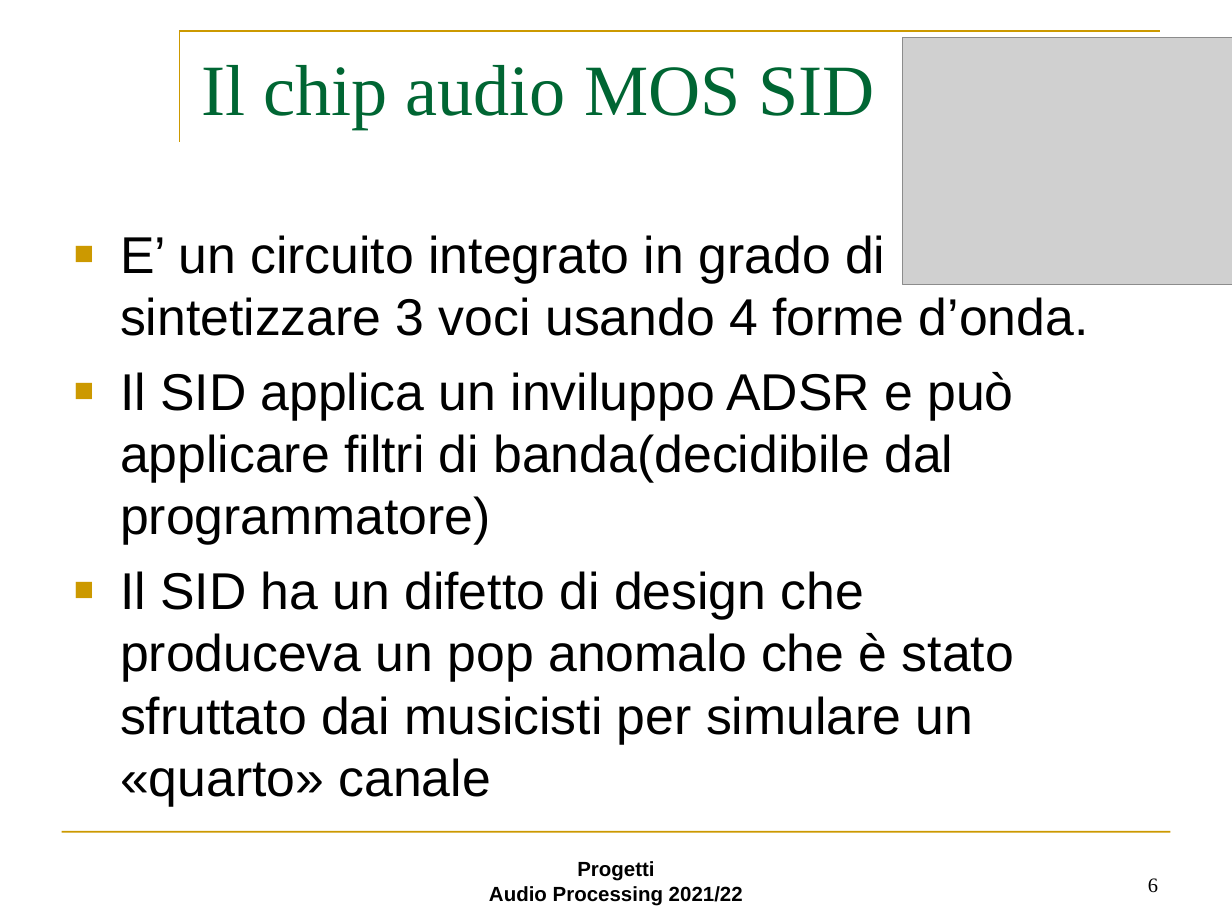
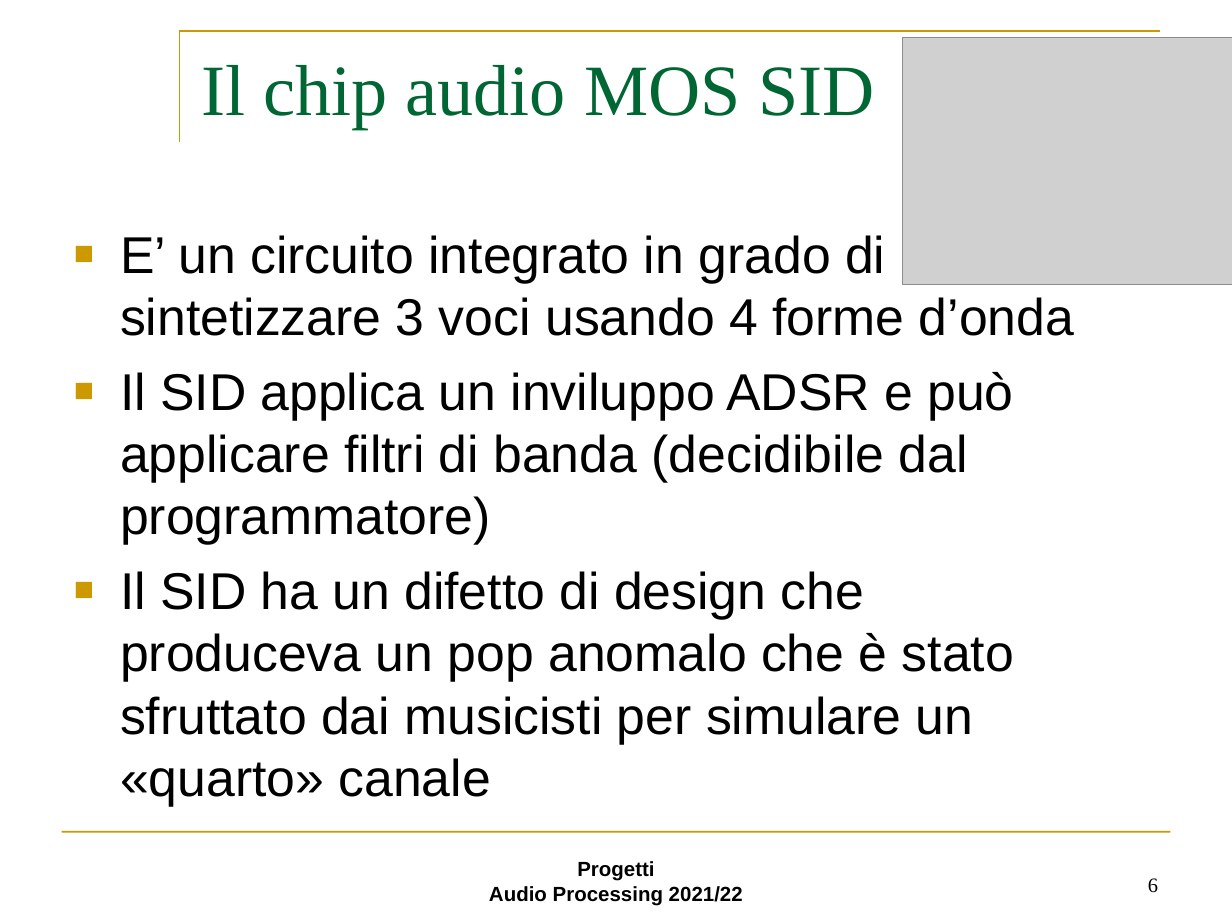
Before and after one commit to Gallo00/Progetto-AUDIO, a slide deck: slide 6 of step3.ppt. Drawn at 1232x924 pixels with LibreOffice and Linux fonts; fonts in the diff are those of the drawing; grey boxes stand for pictures; background and template pictures are left out. Boxes give left, top, right and bottom in pixels: in the first picture for what was removed or moved away, otherwise in the second. Text is boxed around its words. In the diff, an @@ line names an element or a change of style, - is before the commit and + after.

```diff
--- a/step3.ppt
+++ b/step3.ppt
@@ text at (x1=120, y1=235, x2=1074, y2=545): text changed @@
-■ E’ un circuito integrato in grado di sintetizzare 3 voci usando 4 forme d’onda.
-■ Il SID applica un inviluppo ADSR e può applicare filtri di banda(decidibile dal programmatore)
+■ E’ un circuito integrato in grado di sintetizzare 3 voci usando 4 forme d’onda
+■ Il SID applica un inviluppo ADSR e può applicare filtri di banda (decidibile dal programmatore)
```
Also in this commit, not shown: 6 other slides changed, 3 slides added, 3 slides removed.
